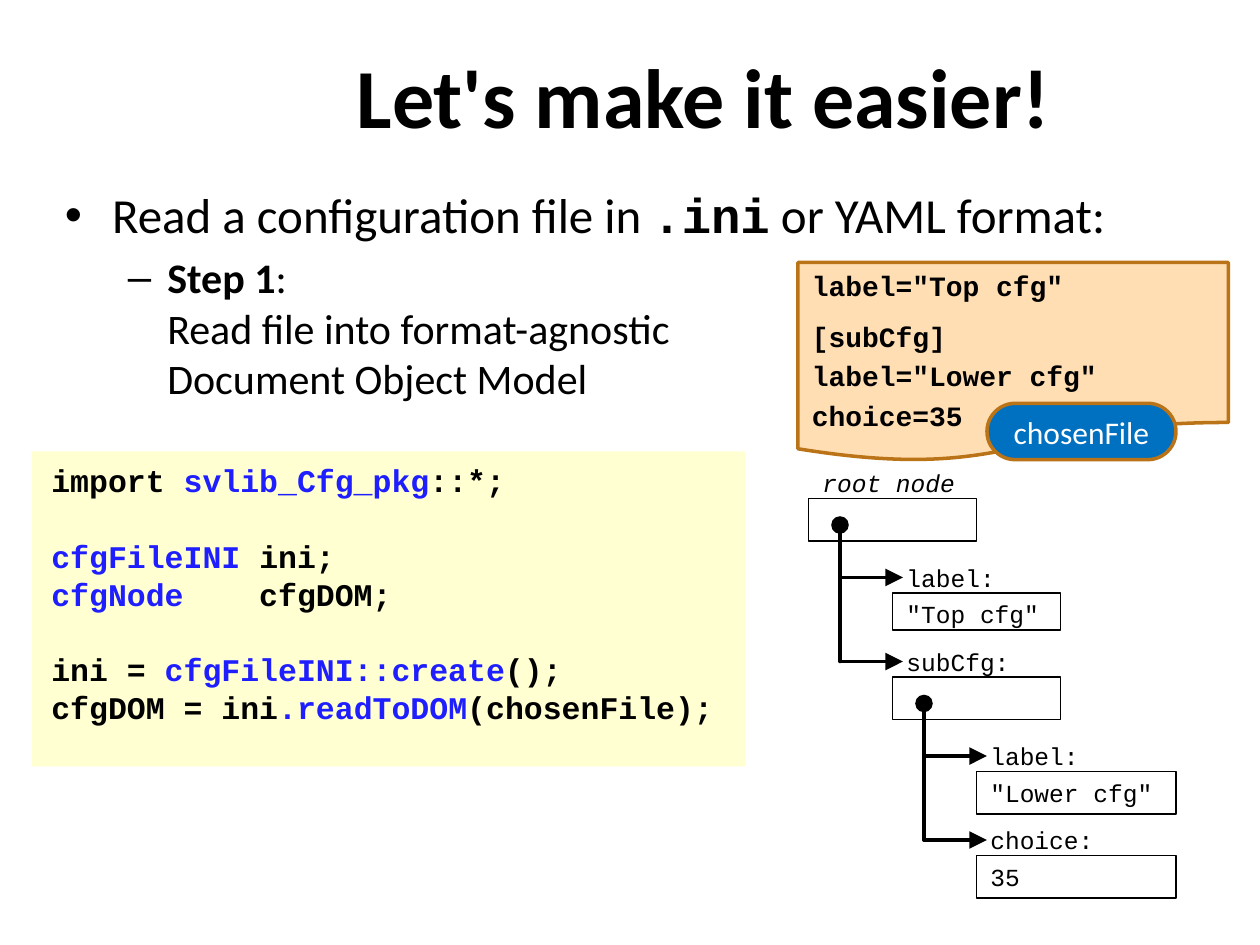
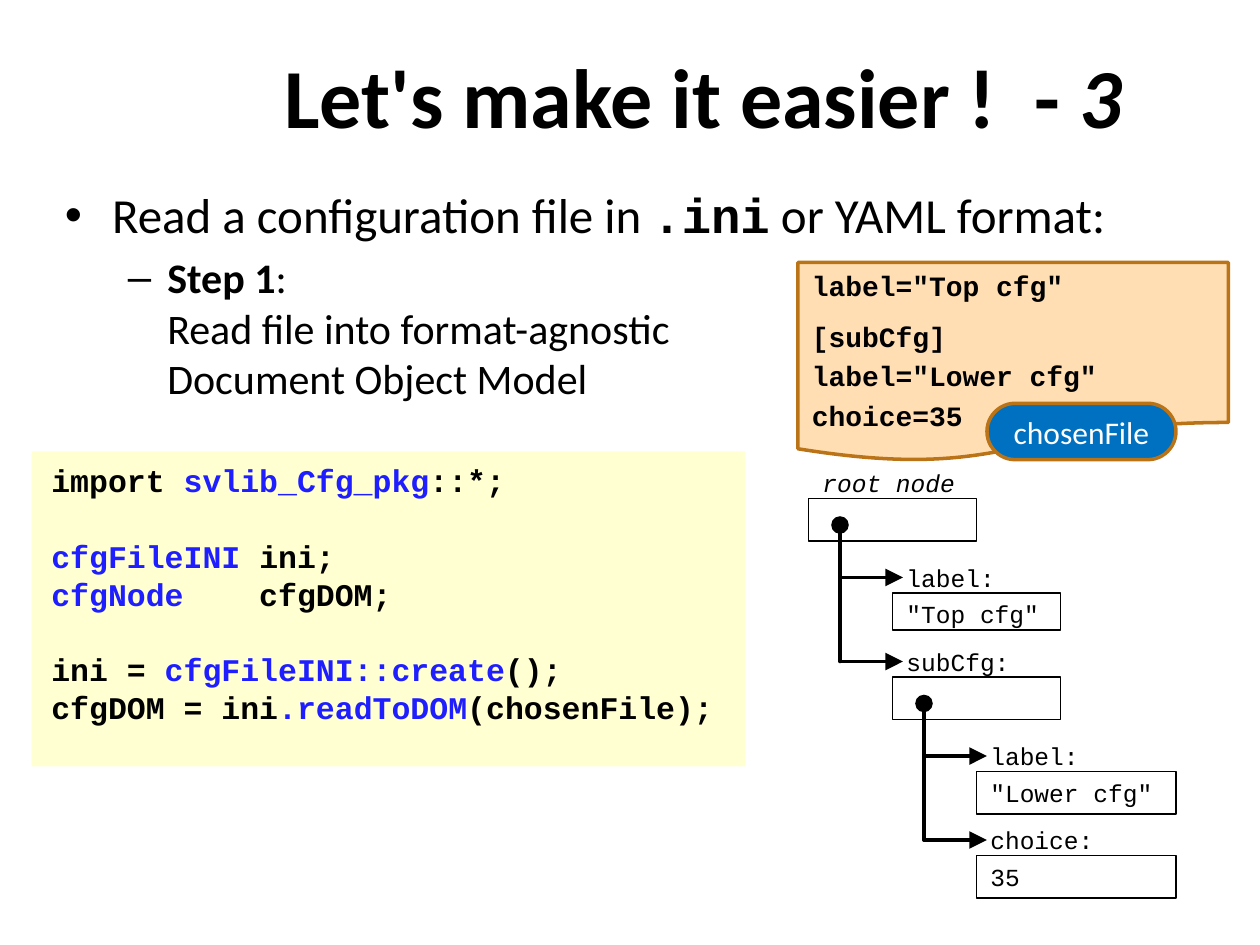
Before and after one commit to xiaoweish/svlib, a slide deck: slide 5 of svlib/doc/163-aq602-latest-draft.pptm. Drawn at 1260x945 pixels with LibreOffice and Linux fonts; fonts in the diff are those of the drawing; background and template pictures are left out. Boxes give left, top, right and bottom in pixels: in the first picture for what was removed or moved away, otherwise in the second. Text is boxed around its words. In the diff, an @@ line names an element or a change of style, - is before the commit and + after.

```diff
--- a/svlib/doc/163-aq602-latest-draft.pptm
+++ b/svlib/doc/163-aq602-latest-draft.pptm
@@ title at [284, 69, 1122, 129]: text changed @@
-Let's make it easier!
+Let's make it easier ! - 3
```
Also in this commit, not shown: 8 other slides changed, 1 slide added, 1 other file.
